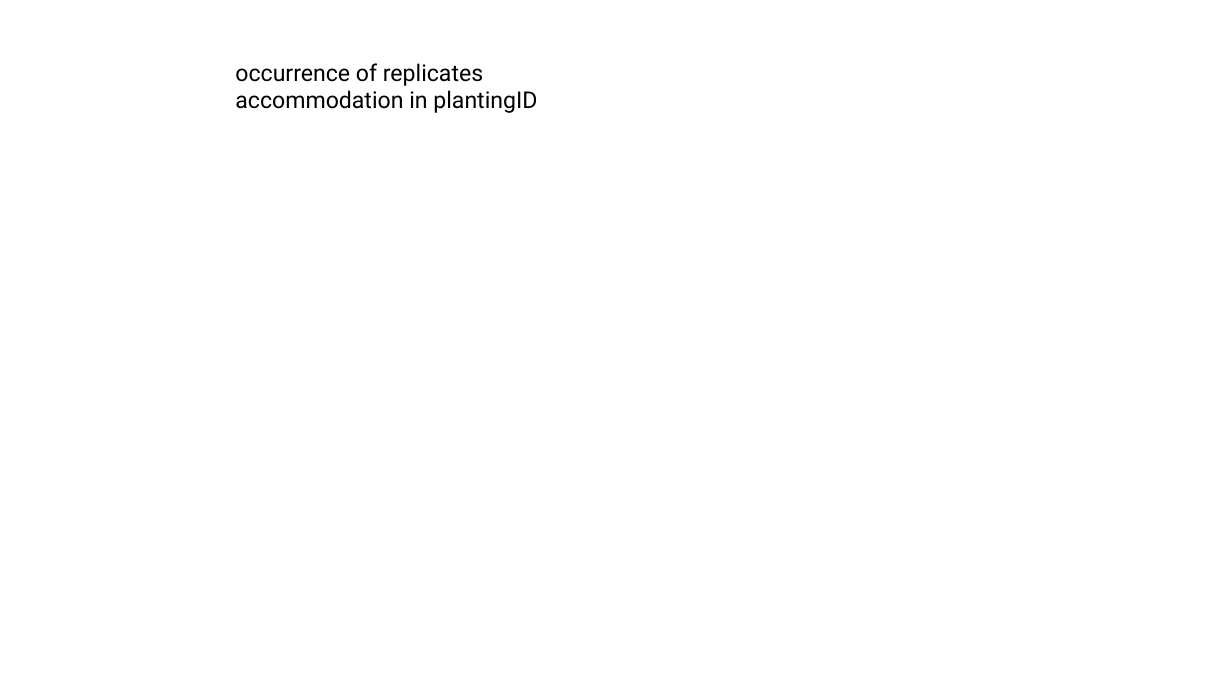
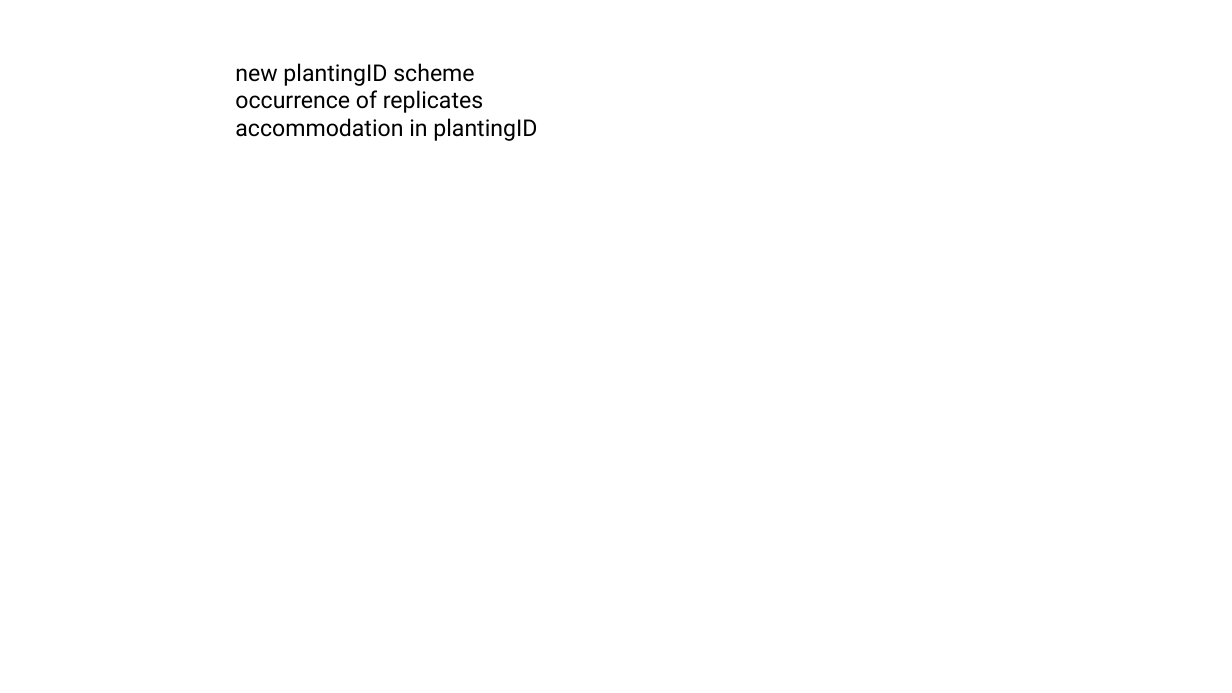
Before and after one commit to WA-Nearshore/seagrass-restoration-processing, a slide deck: slide 8 of docs/seagrass_restoration_storymap_notes.pptx. Drawn at 1232x693 pixels with LibreOffice and Linux fonts; fonts in the diff are those of the drawing. Boxes give left, top, right and bottom in pixels: in the first picture for what was removed or moved away, otherwise in the second. Text is boxed around its words. In the diff, an @@ line names an element or a change of style, - is before the commit and + after.

```diff
--- a/docs/seagrass_restoration_storymap_notes.pptx
+++ b/docs/seagrass_restoration_storymap_notes.pptx
@@ text at (235, 63, 474, 86): paragraph added @@
+new plantingID scheme
```
Also in this commit, not shown: 4 other files.
